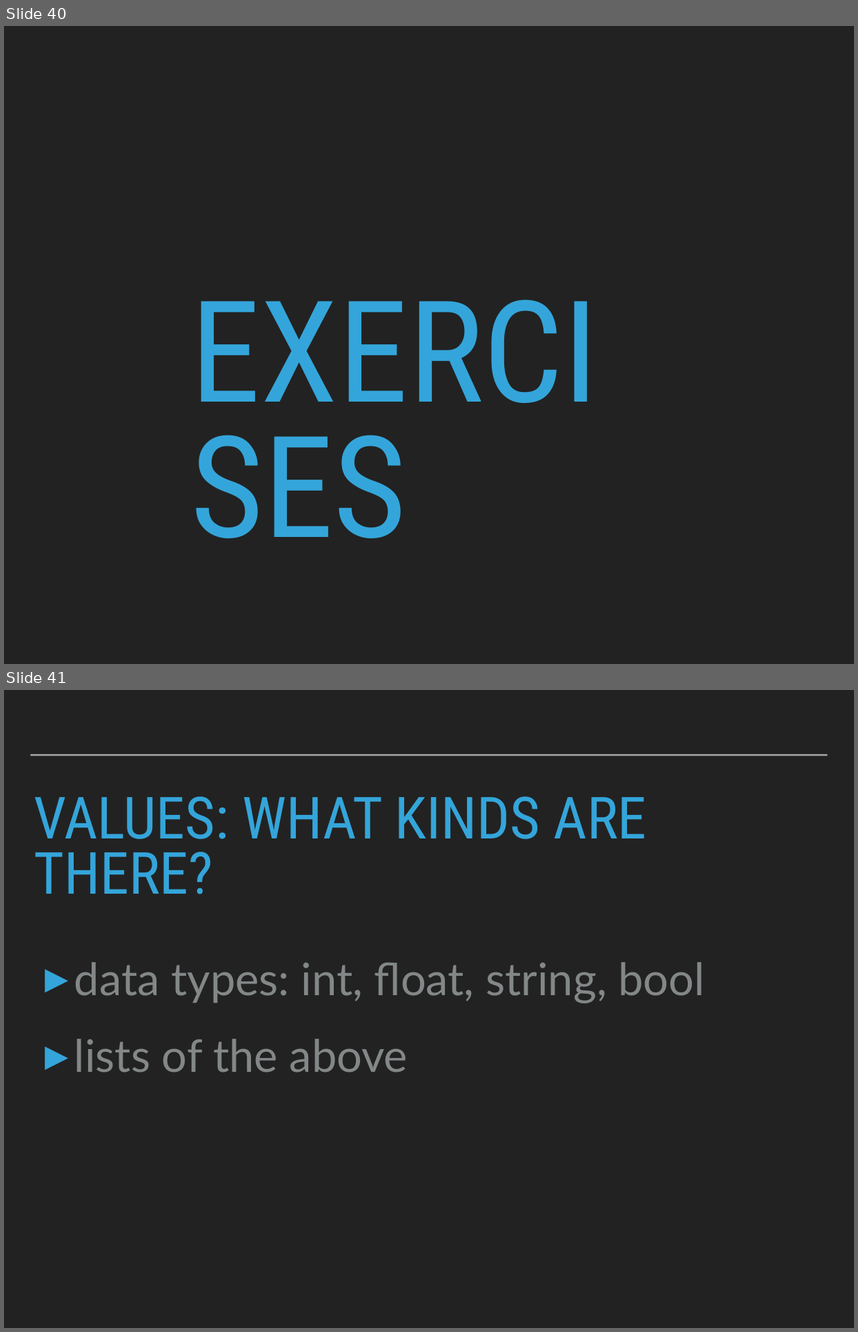
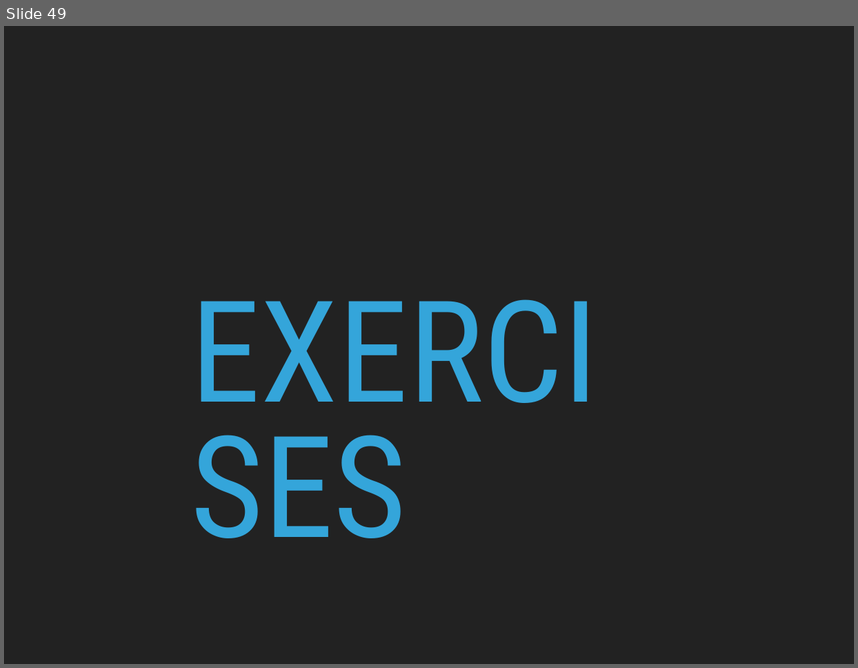
Before and after one commit to robcarrington/Week1_PythonForDataScience, a slide deck: Session2_Slides.pptx. Shown one above the other, each under a label of ours: slides 40 and 41 before the commit, slide 49 after it. The pictures are 858x1332 and 858x668 pixels, drawn with LibreOffice and Linux fonts; fonts in the diff are those of the drawing. Boxes give left, top, right and bottom in pixels: in the first picture for what was removed or moved away, otherwise in the second. Text is boxed around its words. In the diff, an @@ line names an element or a change of style, - is before the commit and + after.

```diff
--- a/Session2_Slides.pptx
+++ b/Session2_Slides.pptx
@@ slide 41 removed at bbox=[4, 690, 854, 1328], background #222222 @@
@@ line removed from (30, 755) to (828, 755) @@
@@ title removed at bbox=[34, 796, 647, 894] @@
-VALUES: WHAT KINDS ARE THERE?
@@ text removed at bbox=[74, 962, 704, 1072] @@
-▸ data types: int, float, string, bool
-▸ lists of the above
@@ what was slide 40 is now slide 49 @@
```
Also in this commit, not shown: 9 slides added, 11 other slides removed.
